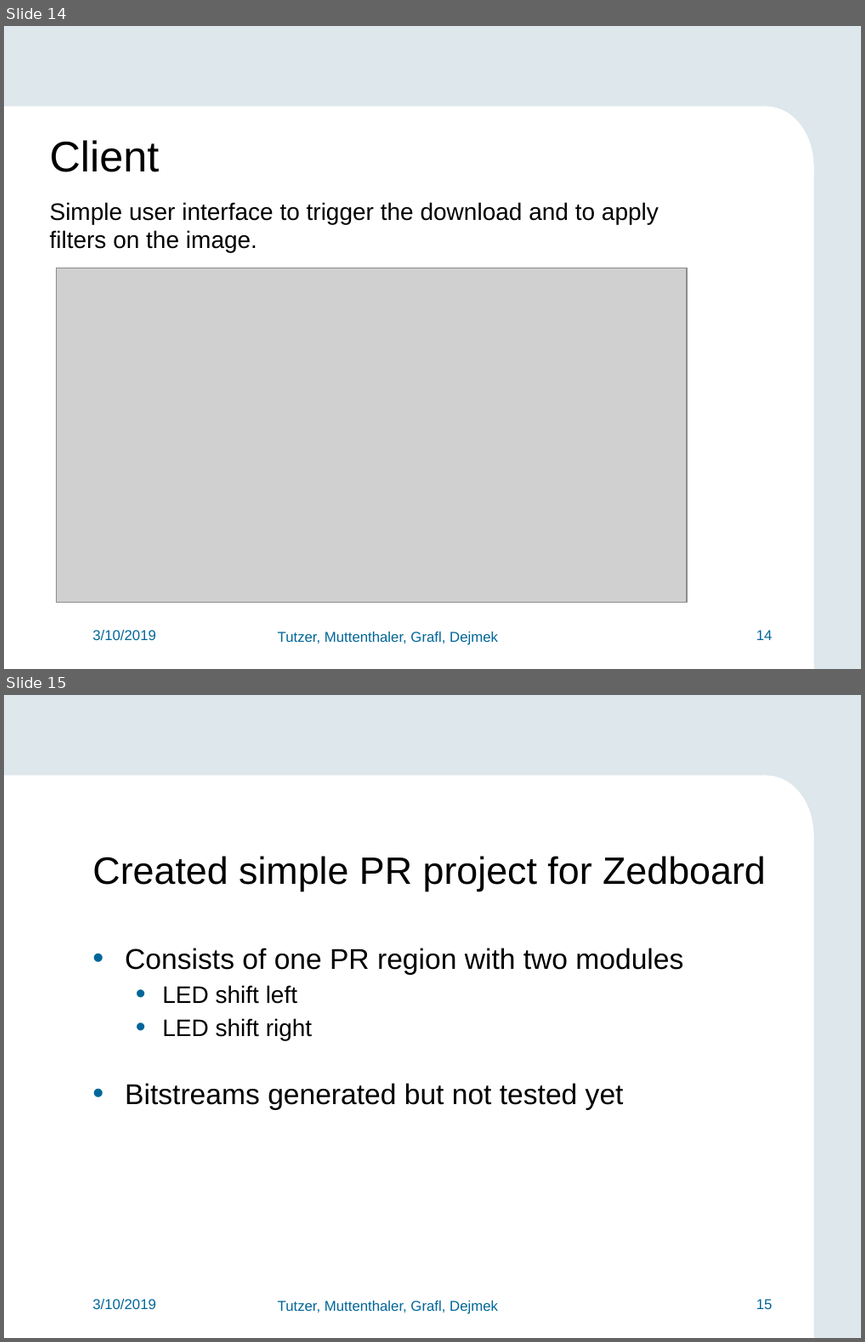
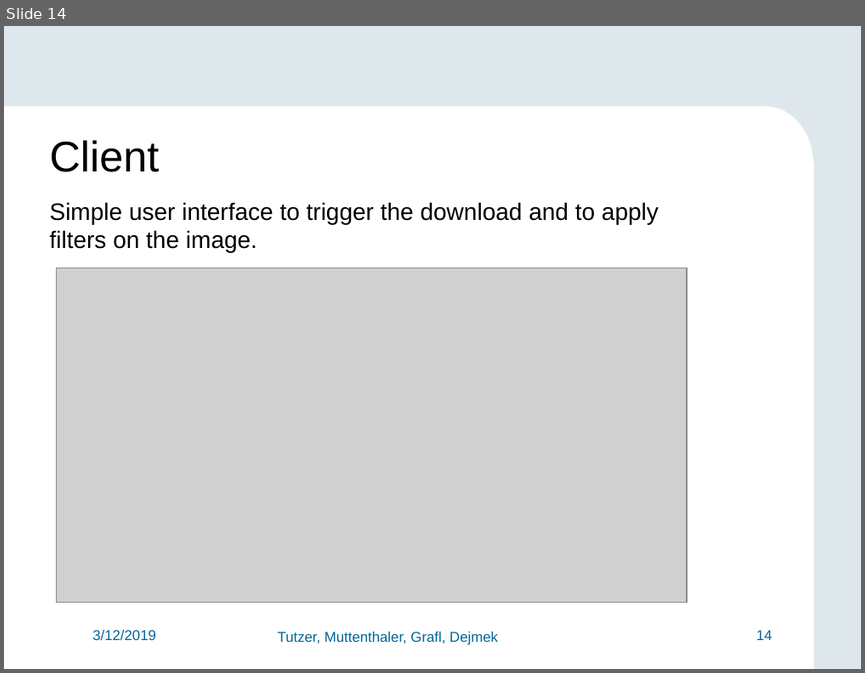
Before and after one commit to FlorianMuttenthaler/SocLabPartialReconfigIot, a slide deck: report/Final_presentation.pptx. Shown one above the other, each under a label of ours: slides 14 and 15 before the commit, slide 14 after it. The pictures are 865x1342 and 865x673 pixels, drawn with LibreOffice and Linux fonts; fonts in the diff are those of the drawing; grey boxes stand for pictures; background and template pictures are left out. Boxes give left, top, right and bottom in pixels: in the first picture for what was removed or moved away, otherwise in the second. Text is boxed around its words. In the diff, an @@ line names an element or a change of style, - is before the commit and + after.

```diff
--- a/report/Final_presentation.pptx
+++ b/report/Final_presentation.pptx
@@ slide 15 removed at (4,695,861,1338), background #DEE7EC; not listed: 6 template elements that a slide beside it also shows @@
@@ text removed at (92,856,766,891) @@
-Created simple PR project for Zedboard
@@ text removed at (125,947,683,1110) @@
-• Consists of one PR region with two modules
-  • LED shift left
-  • LED shift right
-• Bitstreams generated but not tested yet
@@ slide 14 changed as well @@
@@ text at (92,630,156,641): text changed @@
-3/10/2019
+3/12/2019
```
Also in this commit, not shown: 16 other slides changed, 7 slides added, 2 other slides removed, 1 other file.
